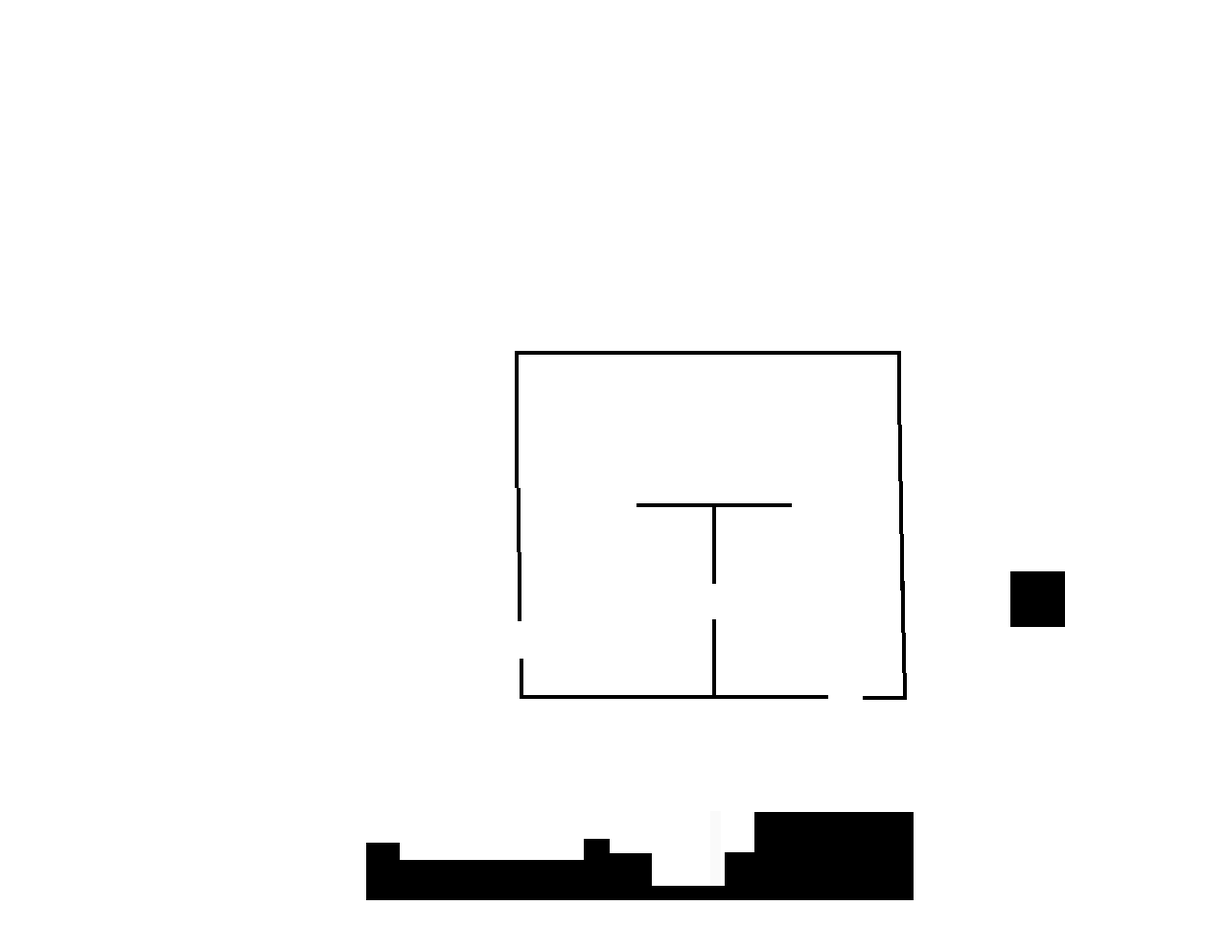
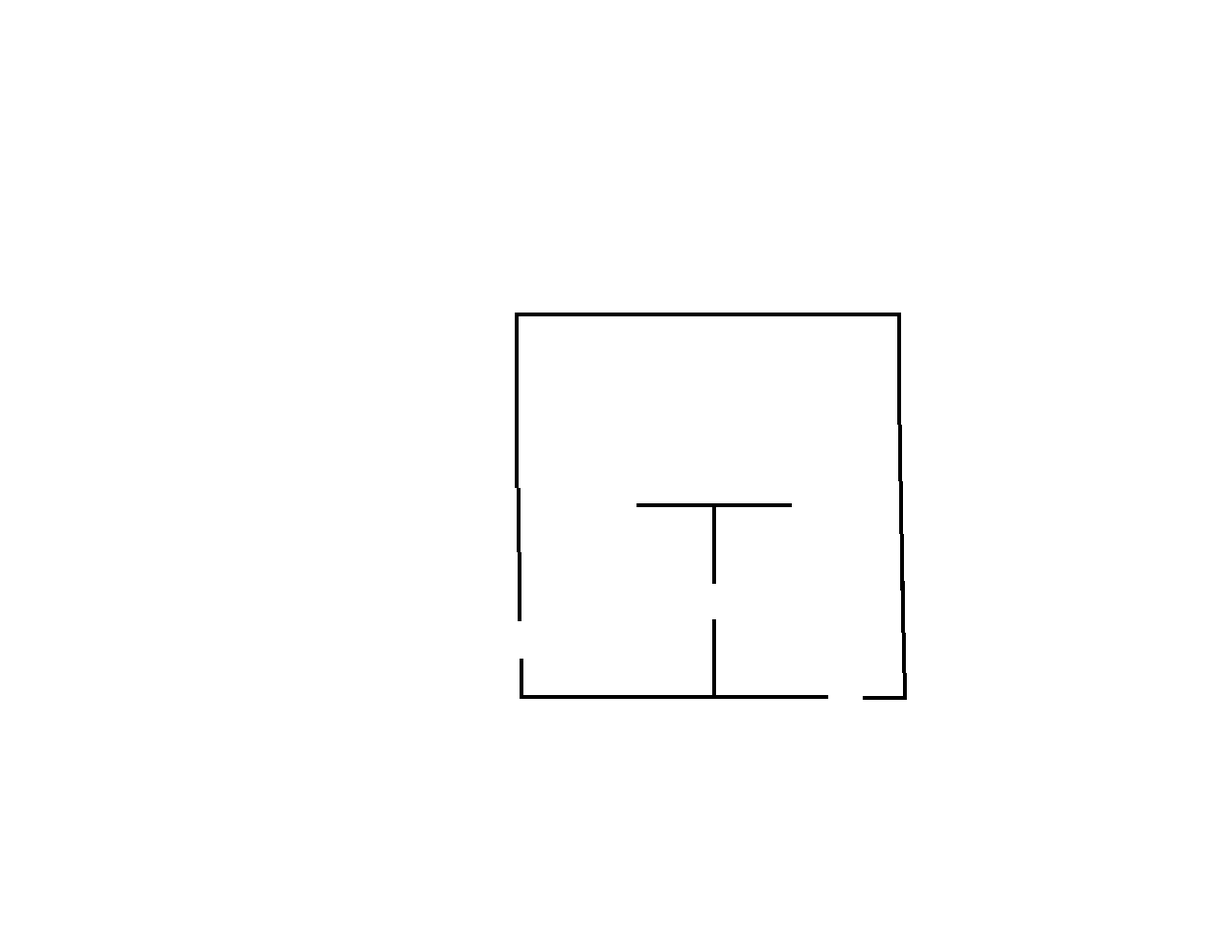
Layer changes from the first w=1227, h=951 image to the second:
painted on "rgo2017large.pgm" over [366, 312, 1066, 901]
